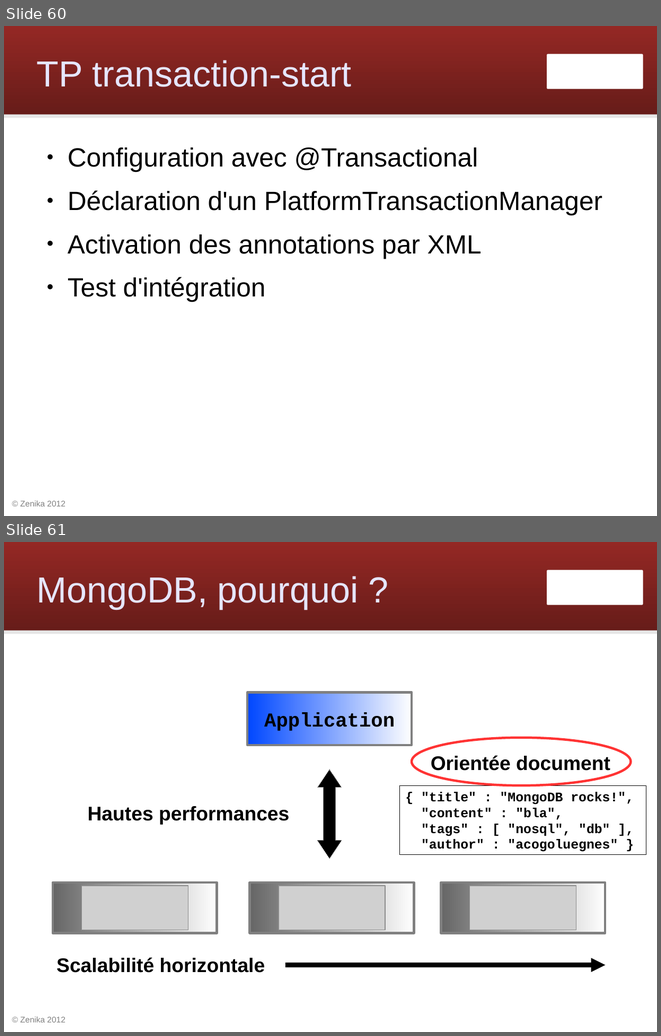
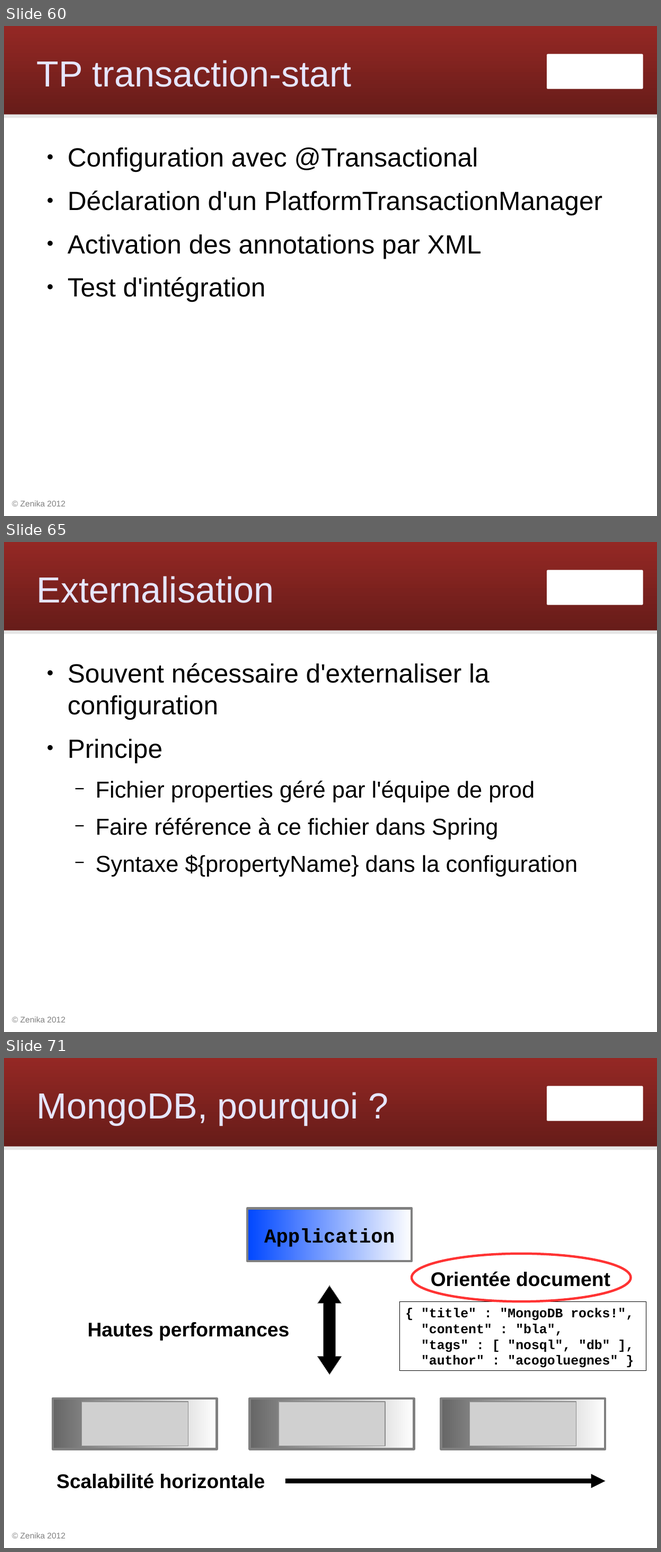
Before and after one commit to Zenika/workshop-spring-core, a slide deck: spring-workshop.odp. Shown one above the other, each under a label of ours: slides 60 and 61 before the commit, slides 60, 65 and 71 after it; the slides between them are not shown. The pictures are 661x1036 and 661x1552 pixels, drawn with LibreOffice and Linux fonts; fonts in the diff are those of the drawing; grey boxes stand for pictures; background and template pictures are left out. Boxes give left, top, right and bottom in pixels: in the first picture for what was removed or moved away, otherwise in the second. Text is boxed around its words. In the diff, an @@ line names an element or a change of style, - is before the commit and + after.

```diff
--- a/spring-workshop.odp
+++ b/spring-workshop.odp
@@ slide 65 added at (4, 542, 657, 1032), background #FFFFFF; not listed: 4 template elements that a slide beside it also shows @@
@@ title added at (37, 576, 274, 603), 44 pt, text #E6E6FF @@
+Externalisation
@@ text added at (68, 663, 578, 876), 28 pt, text #000000 @@
+● Souvent nécessaire d'externaliser la configuration
+● Principe
+  − Fichier properties géré par l'équipe de prod
+  − Faire référence à ce fichier dans Spring
+  − Syntaxe ${propertyName} dans la configuration
@@ what was slide 61 is now slide 71 @@
```
Also in this commit, not shown: 9 other slides added.
